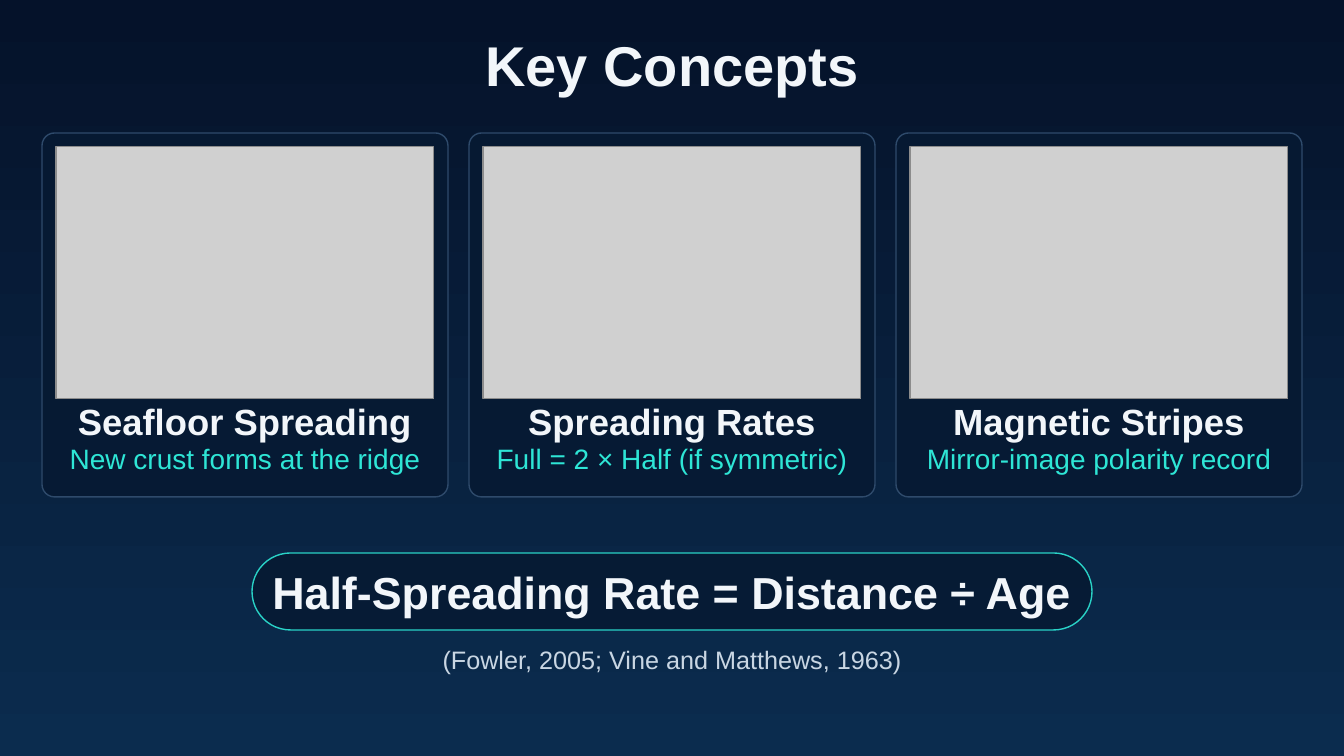
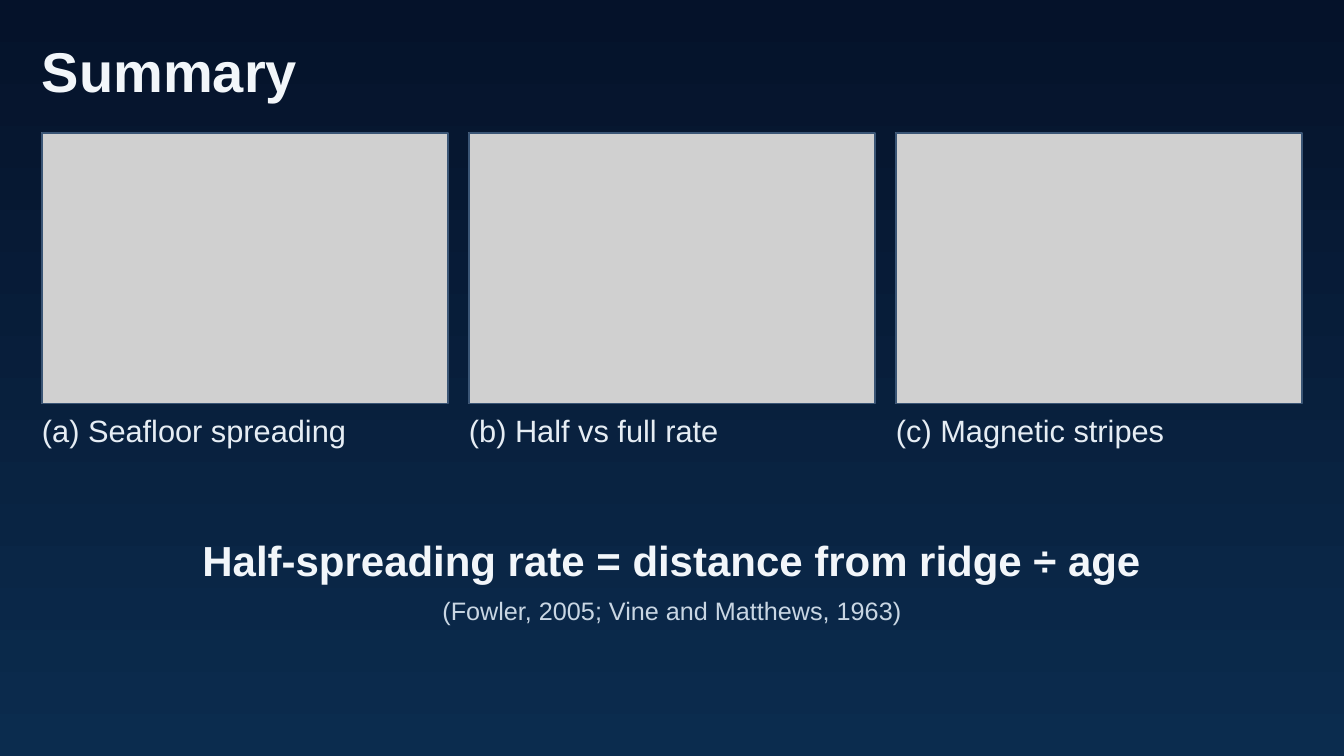
Before and after one commit to manguse4u-star/Wow, a slide deck: slide 3 of deliverables/Spreading_Rates_Presentation.pptx. Drawn at 1344x756 pixels with LibreOffice and Linux fonts; fonts in the diff are those of the drawing; grey boxes stand for pictures. Boxes give left, top, right and bottom in pixels: in the first picture for what was removed or moved away, otherwise in the second. Text is boxed around its words. In the diff, an @@ line names an element or a change of style, - is before the commit and + after.

```diff
--- a/deliverables/Spreading_Rates_Presentation.pptx
+++ b/deliverables/Spreading_Rates_Presentation.pptx
@@ ellipse removed at <box>0,0,1344,210</box> @@
@@ text added at <box>42,53,297,102</box>, 40 pt, text #F2F6FA, bold @@
+Summary
@@ text removed at <box>485,47,859,95</box> @@
-Key Concepts
@@ picture: place and size @@
-picture at <box>56,147,435,399</box>
+picture at <box>42,133,449,404</box>
@@ rectangle: place and size @@
-rectangle at <box>42,133,449,497</box>
+rectangle at <box>42,133,449,404</box>
@@ rectangle at <box>42,133,449,404</box>: rounded rectangle to rectangle; fill #061A33 at 90% opacity to none; outline #2E4A6B 1 pt to #3A5575 1 pt @@
@@ picture: place and size @@
-picture at <box>483,147,861,399</box>
+picture at <box>469,133,875,404</box>
@@ rounded rectangle removed at <box>469,133,875,497</box> @@
@@ rectangle added at <box>469,133,875,404</box>, outline #3A5575 1 pt @@
@@ picture: place and size @@
-picture at <box>910,147,1289,399</box>
+picture at <box>896,133,1303,404</box>
@@ rounded rectangle removed at <box>896,133,1303,497</box> @@
@@ rectangle added at <box>896,133,1303,404</box>, outline #3A5575 1 pt @@
@@ text at <box>42,419,346,448</box>: text changed; size 26 to 22 pt; text colour #F2F6FA to #E6EDF4; bold off @@
-Seafloor Spreading
+(a) Seafloor spreading
@@ text added at <box>469,419,718,448</box>, 22 pt, text #E6EDF4 @@
+(b) Half vs full rate
@@ text removed at <box>528,408,815,442</box> @@
-Spreading Rates
@@ text at <box>896,419,1165,448</box>: text changed; size 26 to 22 pt; text colour #F2F6FA to #E6EDF4; bold off @@
-Magnetic Stripes
+(c) Magnetic stripes
@@ text removed at <box>70,448,420,474</box> @@
-New crust forms at the ridge
@@ text removed at <box>497,448,847,474</box> @@
-Full = 2 × Half (if symmetric)
@@ text removed at <box>927,448,1270,474</box> @@
-Mirror-image polarity record
@@ text at <box>202,545,1140,585</box>: text changed; size 32 to 30 pt @@
-Half-Spreading Rate = Distance ÷ Age
+Half-spreading rate = distance from ridge ÷ age
@@ rounded rectangle removed at <box>252,554,1092,630</box> @@
@@ text "(Fowler, 2005; Vine and Matthews, ...": place and size @@
-text "(Fowler, 2005; Vine and Matthews, ..." at <box>443,650,901,675</box>
+text "(Fowler, 2005; Vine and Matthews, ..." at <box>442,601,901,626</box>
```
Also in this commit, not shown: 1 other slide changed, 48 other files.
